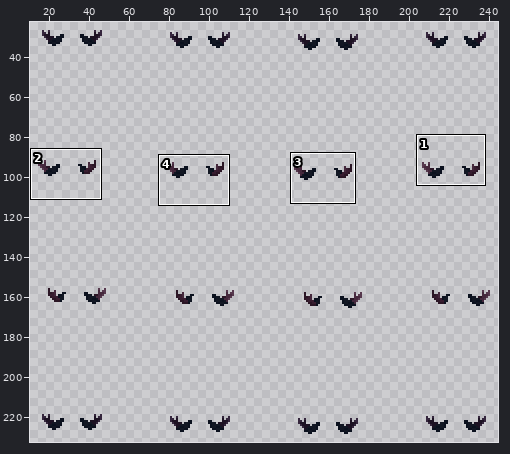
A sprite sheet gets an edit: Assets/Sprites/handsIdle.png. The first picture is a wide view before the edit; the outline marks the close-up.
Close-up. Old version:
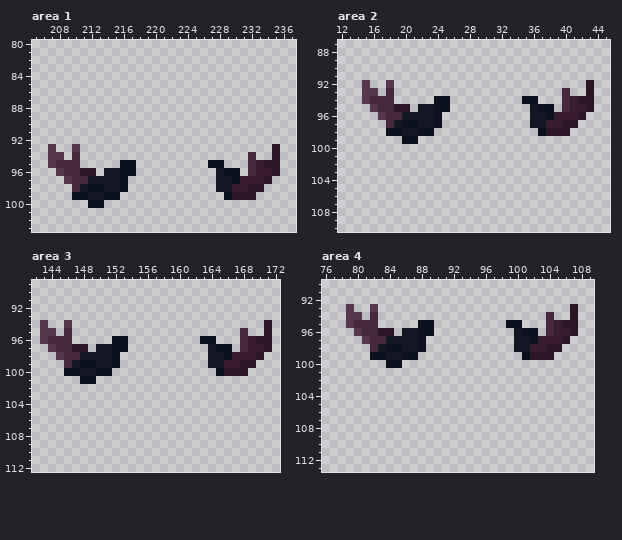
The file is 256x256 pixels. Shown: area 1: x 205..237, y 80..103; area 2: x 12..45, y 87..110; area 3: x 142..172, y 89..112; area 4: x 76..109, y 90..113. The wide view leaves out empty margins. The commit also changed other parts of the picture, which this record leaves out.
Now the later version:
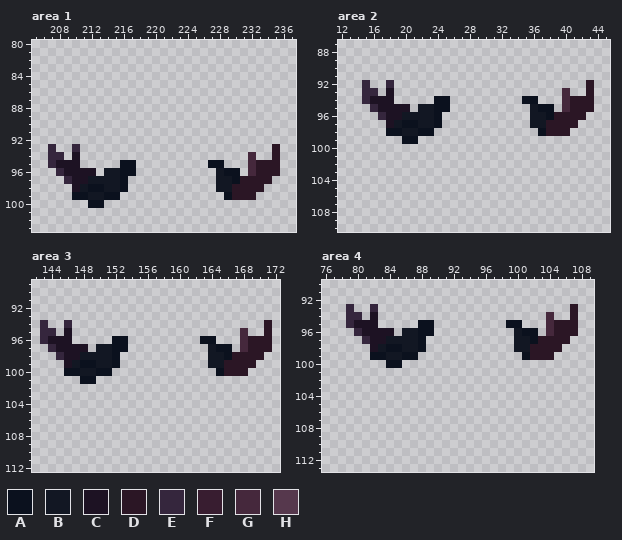
Palette (. is transparent): A #0b111e  B #121723  C #1d1223  D #2b1625  E #35263d  F #381d30  G #45283c  H #56384d
From old to new:
--- area 1
@@ x 205..237 @@
  92 .................................
- 93 ..H..H........................D..
- 94 ..HH.G.....................G..D..
- 95 ..HGGG.....AA.........AA...GFDD..
- 96 ...HGGDD.BBAA..........BAA.GFFD..
- 97 ....HGGBBBBA...........BBAFFFD...
- 98 .....GBAABBA...........BBFFDD....
+ 93 ..E..E........................D..
+ 94 ..EE.C.....................G..D..
+ 95 ..ECCC.....AA.........AA...GDDD..
+ 96 ...ECCCC.BBAA..........BAA.GDDD..
+ 97 ....ECCBBBBA...........BBADDDD...
+ 98 .....CBAABBA...........BBDDDD....
  99 .....AABBAA.............ADDD.....
--- area 2
@@ x 12..45 @@
  91 ..................................
- 92 ...H..H........................D..
- 93 ...HH.G.....................G..D..
- 94 ...HGGG.....AA.........AA...GFDD..
- 95 ....HGGDD.BBAA..........BAA.GFFD..
- 96 .....HGGBBBBA...........BBAFFFD...
- 97 ......GBAABBA...........BBFFDD....
+ 92 ...E..E........................D..
+ 93 ...EE.C.....................G..D..
+ 94 ...ECCC.....AA.........AA...GDDD..
+ 95 ....ECCCC.BBAA..........BAA.GDDD..
+ 96 .....ECCBBBBA...........BBADDDD...
+ 97 ......CBAABBA...........BBDDDD....
  98 ......AABBAA.............ADDD.....
--- area 3
@@ x 142..172 @@
  93 ...............................
- 94 .H..H........................D.
- 95 .HH.G.....................G..D.
- 96 .HGGG.....AA.........AA...GFDD.
- 97 ..HGGDD.BBAA..........BAA.GFFD.
- 98 ...HGGBBBBA...........BBAFFFD..
- 99 ....GBAABBA...........BBFFDD...
+ 94 .E..E........................D.
+ 95 .EE.C.....................G..D.
+ 96 .ECCC.....AA.........AA...GDDD.
+ 97 ..ECCCC.BBAA..........BAA.GDDD.
+ 98 ...ECCBBBBA...........BBADDDD..
+ 99 ....CBAABBA...........BBDDDD...
 100 ....AABBAA.............ADDD....
--- area 4
@@ x 76..109 @@
  92 ..................................
- 93 ...H..H........................D..
- 94 ...HH.G.....................G..D..
- 95 ...HGGG.....AA.........AA...GFDD..
- 96 ....HGGDD.BBAA..........BAA.GFFD..
- 97 .....HGGBBBBA...........BBAFFFD...
- 98 ......GBAABBA...........BBFFDD....
+ 93 ...E..E........................D..
+ 94 ...EE.C.....................G..D..
+ 95 ...ECCC.....AA.........AA...GDDD..
+ 96 ....ECCCC.BBAA..........BAA.GDDD..
+ 97 .....ECCBBBBA...........BBADDDD...
+ 98 ......CBAABBA...........BBDDDD....
  99 ......AABBAA.............ADDD.....
Pixel boxes of the changes (left, top, right, bottom) in both close-ups:
changed: (48, 144, 96, 192)
changed: (232, 160, 272, 192)
changed: (362, 80, 410, 128)
changed: (546, 96, 586, 128)
changed: (40, 320, 88, 368)
changed: (224, 336, 264, 368)
changed: (346, 304, 394, 352)
changed: (530, 320, 570, 352)
